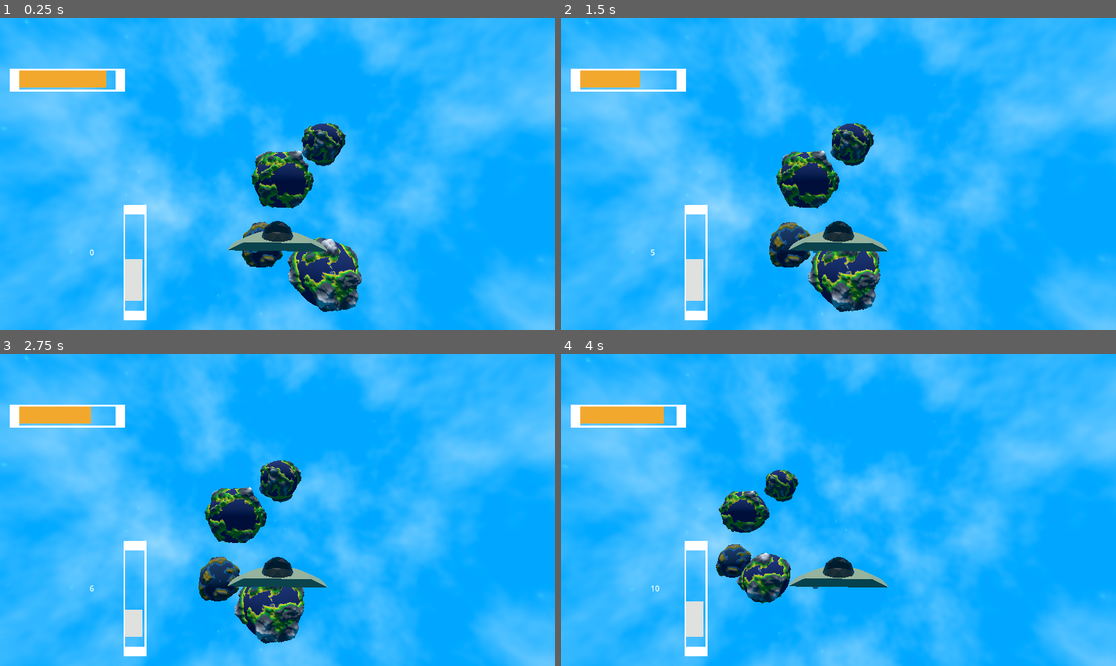
Above: before the commit, frames 1-4 (two rows, left to right).
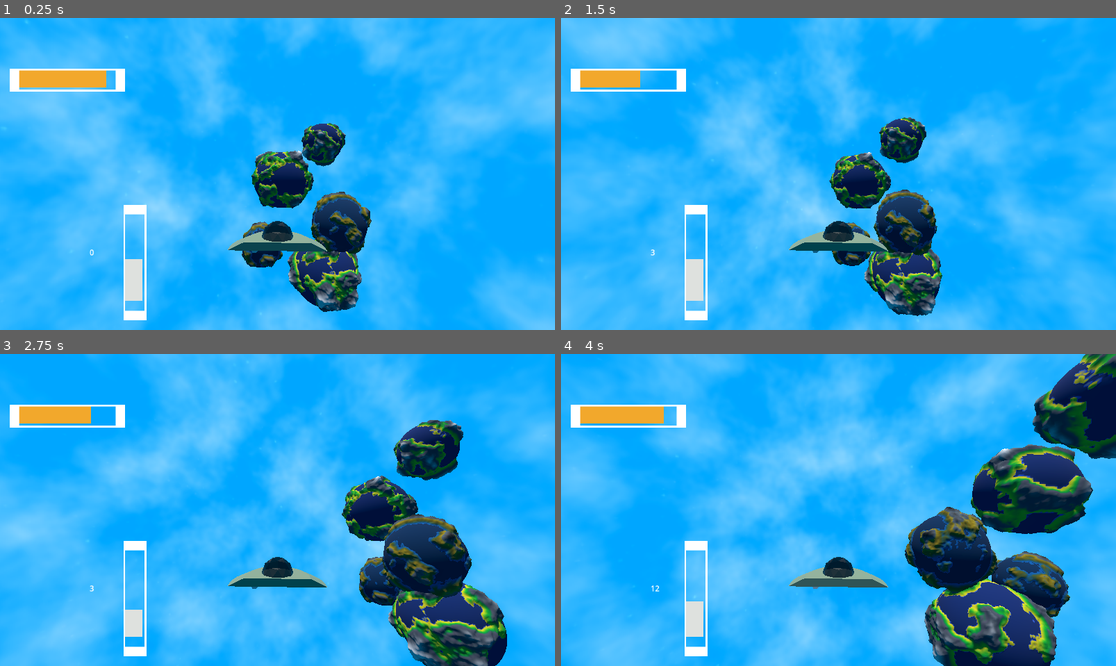
Above: after the commit, the same moments.

Repository: Markall201/LowBudgetSpaceSimGodot
Game: Godot game, scene res://planet_gen_test.tscn
Two runs of this game, one before a commit and one after it. Both use one fixed random seed, a clock stepped at 60 frames per second and the inputs below. This scene is started directly instead of the project's main scene.
Inputs (mouse positions are in pixels of both pictures, inside the frame that each line leads up to):
- Up to frame 1 (0.25 s): no input
- Up to frame 2 (1.5 s): tap Enter at 0.5 s; move the mouse to (866, 174) at 0.52 s; hold E (Strafe Right) 0.53-1.28 s; hold Shift (Boost) 0.53-1.28 s; move the mouse to (810, 174) at 1.27 s; hold Q (Strafe Left) from 1.28 s (still down); right-click (810, 174) at 1.35 s
- Up to frame 3 (2.75 s): move the mouse to (288, 503) at 2.02 s; release Q (Strafe Left) at 2.03 s; hold E (Strafe Right) from 2.03 s (still down); hold S (Camera Move Back) from 2.03 s (still down)
- Up to frame 4 (4 s): move the mouse to (832, 516) at 2.77 s; release S (Camera Move Back) at 2.78 s; tap F (Camera Move Down) at 2.85 s; move the mouse to (877, 513) at 3.52 s; release E (Strafe Right) at 3.53 s; hold Q (Strafe Left) from 3.53 s (still down); hold W (Camera Move Forward) from 3.53 s (still down)

The runs differ from the first frame. In frame 1, 1.6% of the frame differs, in the area x 55-67%, y 55-76%; in frame 2, 61%; in frame 3, 63%; in frame 4, 67%, in the area x 0-100%, y 0-100%.

Commit message:
Updated star system to render in editor using the @tool keyword in the StarSystem and Star classes and setters

Diff:
--- a/Assets/Resource Data/planet_noise_default.tres
+++ b/Assets/Resource Data/planet_noise_default.tres
@@ -3,6 +3,7 @@
 [ext_resource type="Script" uid="uid://dqpjojp8k1ghw" path="res://Scripts/Procedural Planet Generation/PlanetNoise.gd" id="1_khwh8"]
 
 [sub_resource type="FastNoiseLite" id="FastNoiseLite_26qf8"]
+seed = 56
 frequency = 1.0
 
 [resource]
--- a/Scripts/Star.gd
+++ b/Scripts/Star.gd
@@ -1,3 +1,4 @@
+@tool
 extends Node3D
 class_name Star
 
--- a/Scripts/StarSystem.gd
+++ b/Scripts/StarSystem.gd
@@ -1,17 +1,40 @@
+@tool
 extends Node3D
 class_name StarSystem
 
 
-@export var seed: int = 0
-@export var number_of_stars: int = 1
-@export var number_of_planets: int = 0
+@export var seed: int = 0:
+	set(val):
+		seed = val
+		emit_signal("data_changed")
 
-@export var planet_min_size: int = 50
-@export var planet_max_size: int = 75
+
+@export var number_of_stars: int = 1:
+	set(val):
+		number_of_stars = val
+		emit_signal("data_changed")
+
+@export var number_of_planets: int = 0:
+	set(val):
+		number_of_planets = val
+		emit_signal("data_changed")
+
+@export var planet_min_size: int = 50:
+	set(val):
+			planet_min_size = val
+			emit_signal("data_changed")
+
+@export var planet_max_size: int = 75:
+	set(val):
+			planet_max_size = val
+			emit_signal("data_changed")
 
 
 # set radius to generate things in
-@export var system_radius: int = 3000
+@export var system_radius: int = 3000:
+	set(val):
+		system_radius = val
+		emit_signal("data_changed")
 
 # arrays of the system's celestial objects
 var stars: Array
@@ -100,6 +123,20 @@
 
 	return random_pos_on_unit_sphere
 
+# a function to remove Planet and Star nodes when rebuilding system
+func clear_system():
+	for child in get_children():
+			# particularly concerned with Planets and Stars
+			if (child is Planet) || (child is Star):
+				# remove from scene
+				child.queue_free()
+
+signal data_changed()
+
+func _on_data_changed():
+	print("data changed")
+	clear_system()
+	generate_system()
 
 # Called when the node enters the scene tree for the first time.
 func _ready():
@@ -109,3 +146,6 @@
 # Called every frame. 'delta' is the elapsed time since the previous frame.
 func _process(delta):
 	pass
+
+
+# Replace with function body.
--- a/planet_gen_test.tscn
+++ b/planet_gen_test.tscn
@@ -32,7 +32,7 @@
 
 [node name="StarSystem" parent="." instance=ExtResource("1_oypg7")]
 number_of_stars = 0
-number_of_planets = 4
+number_of_planets = 5
 planet_min_size = 2
 planet_max_size = 4
 system_radius = 10
--- a/star_system.tscn
+++ b/star_system.tscn
@@ -4,3 +4,5 @@
 
 [node name="StarSystem" type="Node3D"]
 script = ExtResource("1_3j614")
+
+[connection signal="data_changed" from="." to="." method="_on_data_changed"]
--- a/star_system_test.tscn
+++ b/star_system_test.tscn
@@ -27,7 +27,7 @@
 light_energy = 0.0
 
 [node name="StarSystem" parent="." instance=ExtResource("1_ju6wf")]
-number_of_planets = 4
+number_of_planets = 5
 
 [node name="PlayerShip" parent="." instance=ExtResource("2_duhnr")]
 transform = Transform3D(1, 0, 0, 0, 1, 0, 0, 0, 1, 0, 0, -100)
